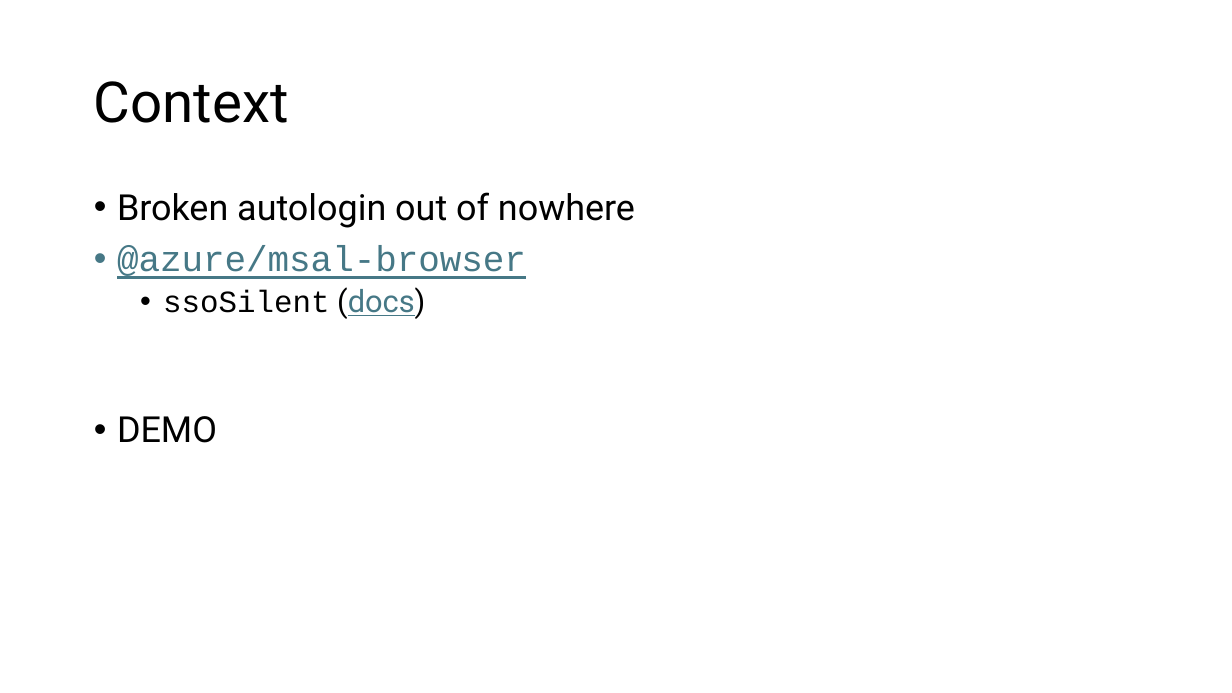
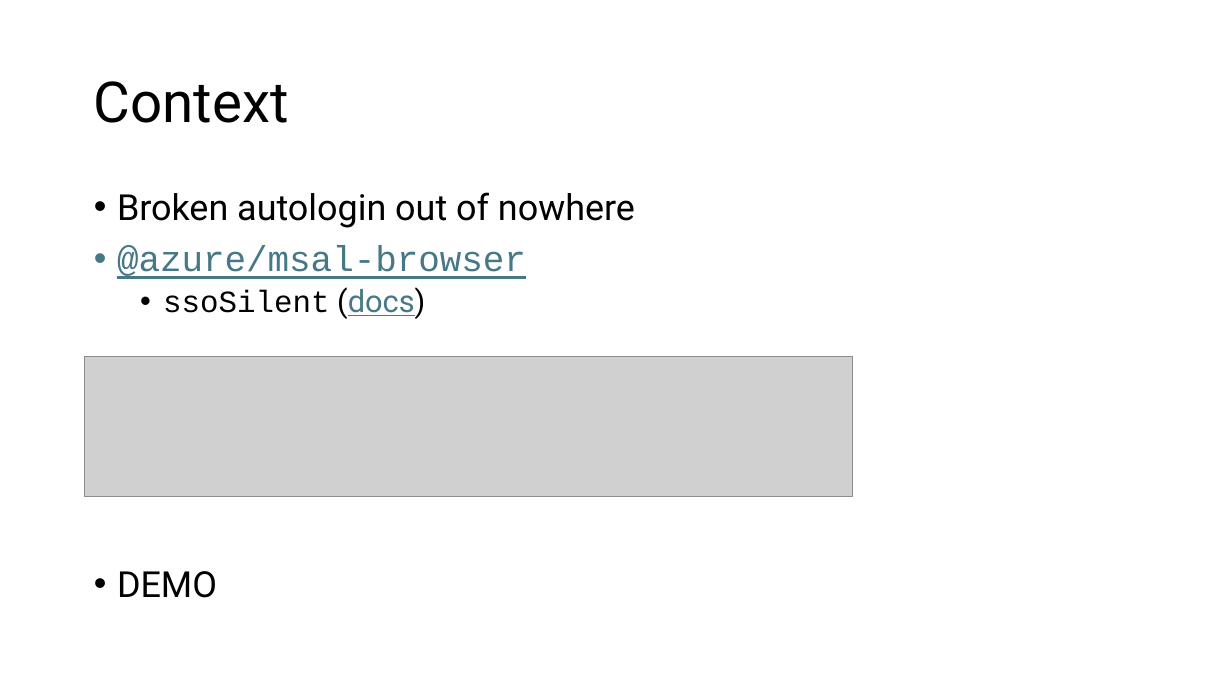
Before and after one commit to fejbl2/lectures, a slide deck: slide 2 of How Chrome v142 broke single sign on/ssoSilentFailsWithChrome142.pptx. Drawn at 1232x693 pixels with LibreOffice and Linux fonts; fonts in the diff are those of the drawing; grey boxes stand for pictures. Boxes give left, top, right and bottom in pixels: in the first picture for what was removed or moved away, otherwise in the second. Text is boxed around its words. In the diff, an @@ line names an element or a change of style, - is before the commit and + after.

```diff
--- a/How Chrome v142 broke single sign on/ssoSilentFailsWithChrome142.pptx
+++ b/How Chrome v142 broke single sign on/ssoSilentFailsWithChrome142.pptx
@@ text "Broken autologin out of nowhere" rewrapped from bbox=[117, 192, 635, 443] to bbox=[117, 192, 635, 598] @@
@@ picture added at bbox=[85, 357, 853, 496] @@
```
Also in this commit, not shown: 13 other files.
